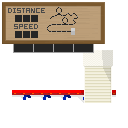
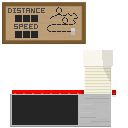
Before/after of a 128px x 128px layered artwork. What changed in the layer stack:
painted on "Layer 7" over (10, 94, 111, 127)
hid "Layer 9" over (13, 44, 94, 53)
painted on "Layer 5" over (64, 2, 105, 44)
